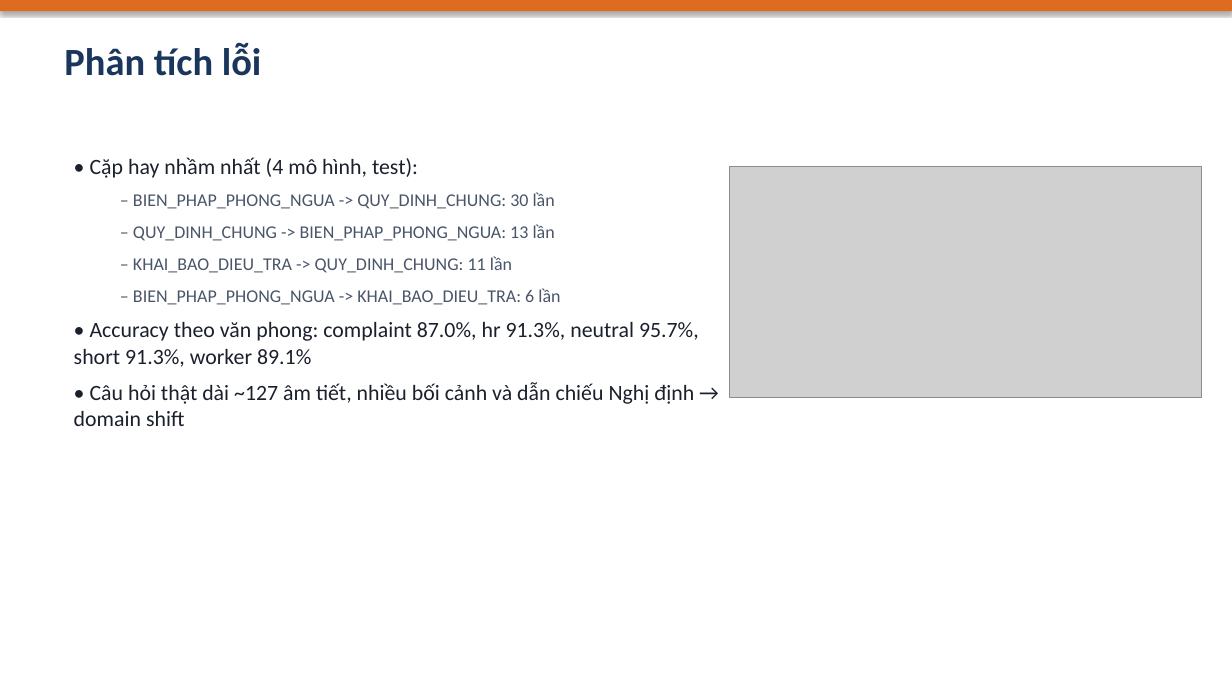
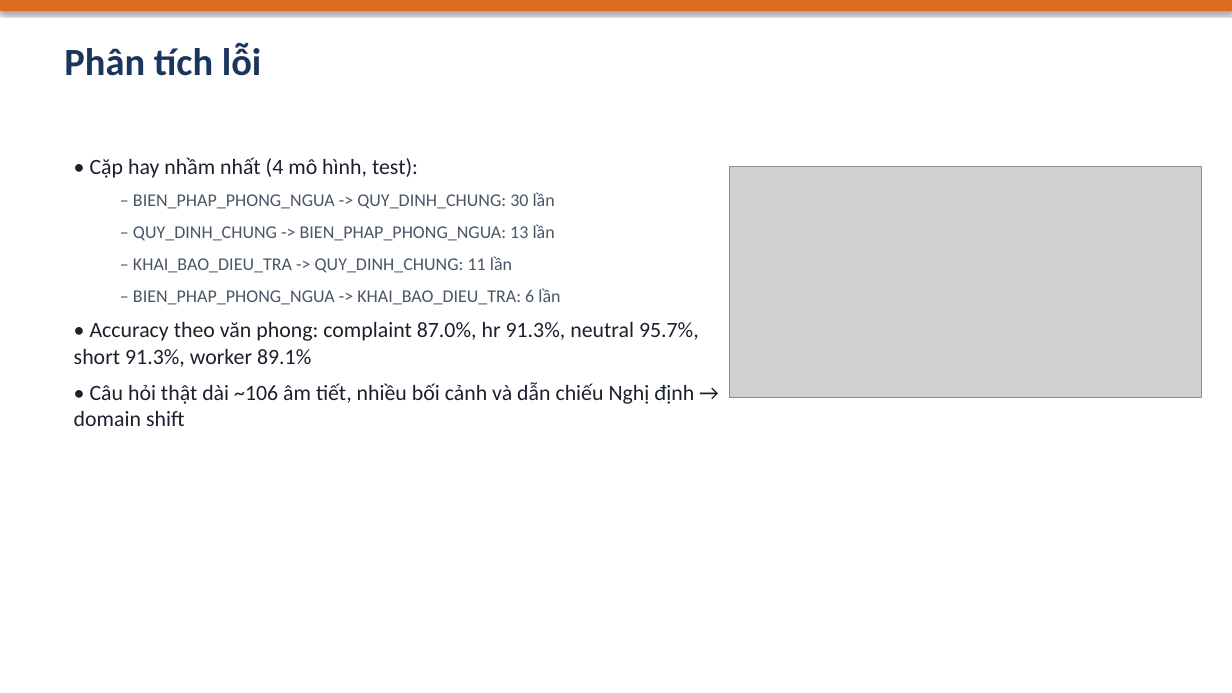
Before and after one commit to hoangdq08/uit-ohs-law-retrieval, a slide deck: slide 9 of reports/Slide_BaoCao_DoAn.pptx. Drawn at 1232x693 pixels with LibreOffice and Linux fonts; fonts in the diff are those of the drawing; grey boxes stand for pictures. Boxes give left, top, right and bottom in pixels: in the first picture for what was removed or moved away, otherwise in the second. Text is boxed around its words. In the diff, an @@ line names an element or a change of style, - is before the commit and + after.

```diff
--- a/reports/Slide_BaoCao_DoAn.pptx
+++ b/reports/Slide_BaoCao_DoAn.pptx
@@ text at (x1=74, y1=382, x2=694, y2=426): text changed @@
-• Câu hỏi thật dài ~127 âm tiết, nhiều bối cảnh và dẫn chiếu Nghị định → domain shift
+• Câu hỏi thật dài ~106 âm tiết, nhiều bối cảnh và dẫn chiếu Nghị định → domain shift
```
Also in this commit, not shown: 4 other slides changed, 15 other files.
